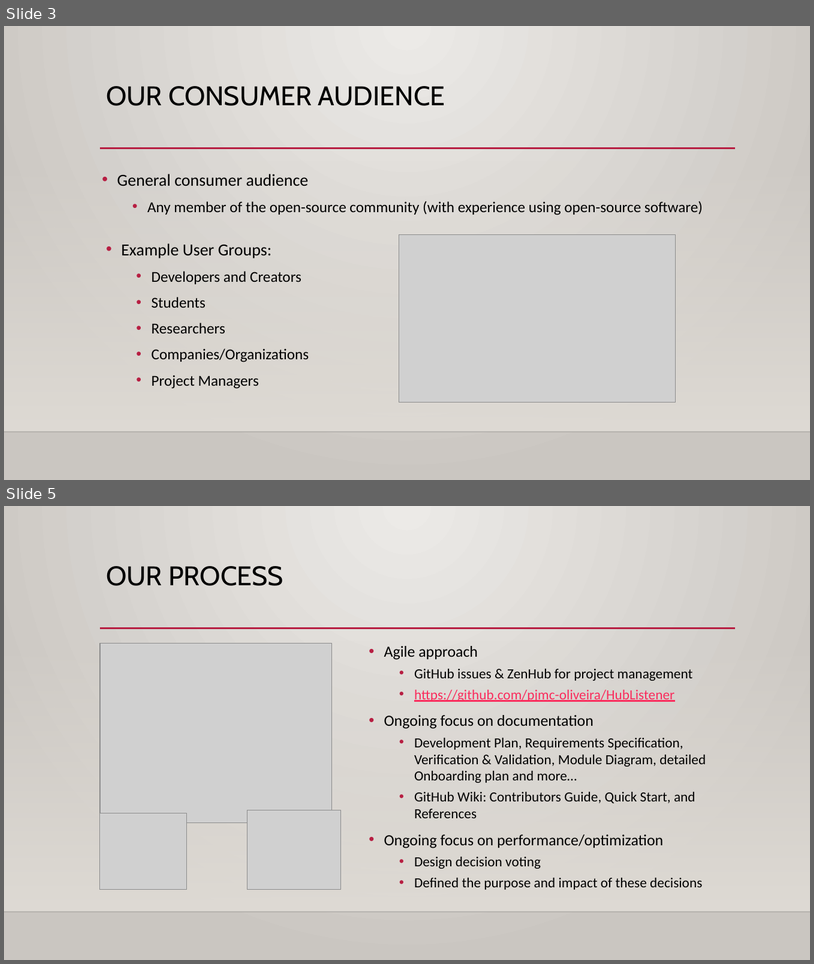
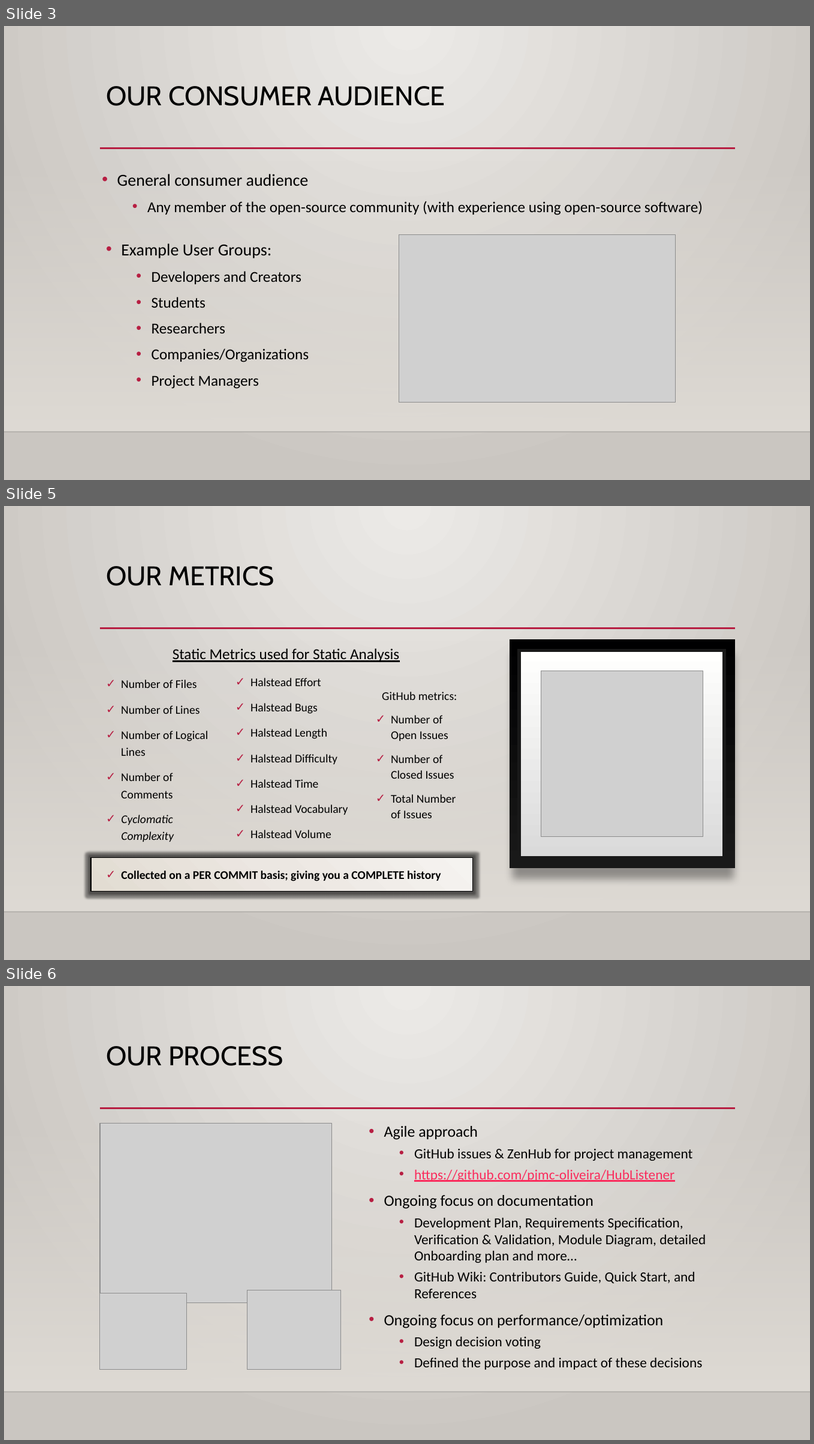
Before and after one commit to pjmc-oliveira/HubListener, a slide deck: Doc/FinalPresentation/HubListenerPresentation - Final.pptm. Shown one above the other, each under a label of ours: slides 3 and 5 before the commit, slides 3, 5 and 6 after it; the slides between them are not shown. The pictures are 814x964 and 814x1444 pixels, drawn with LibreOffice and Linux fonts; fonts in the diff are those of the drawing; grey boxes stand for pictures; background and template pictures are left out. Boxes give left, top, right and bottom in pixels: in the first picture for what was removed or moved away, otherwise in the second. Text is boxed around its words. In the diff, an @@ line names an element or a change of style, - is before the commit and + after.

```diff
--- a/Doc/FinalPresentation/HubListenerPresentation - Final.pptm
+++ b/Doc/FinalPresentation/HubListenerPresentation - Final.pptm
@@ slide 5 added at box(4, 506, 810, 960), background gradient #ECEAE7 to #CAC7C1; not listed: 3 template elements that a slide beside it also shows @@
@@ title added at box(106, 566, 275, 586), 32 pt, text #000000 @@
+OUR METRICS
@@ text added at box(173, 648, 399, 662), 18 pt, text #000000, underline @@
+Static Metrics used for Static Analysis
@@ rectangle added at box(510, 639, 735, 868), fill gradient #000001 to #191919 @@
@@ rectangle added at box(519, 651, 725, 858), fill gradient #DADADA to #FFFFFE, outline #191919 4 pt @@
@@ text added at box(121, 679, 208, 798), 14 pt, text #000000 @@
+✓ Number of Files
+✓ Number of Lines
+✓ Number of Logical Lines
+✓ Number of Comments
@@ text added at box(251, 678, 348, 838), 14 pt, text #000000 @@
+✓ Halstead Effort
+✓ Halstead Bugs
+✓ Halstead Length
+✓ Halstead Difficulty
+✓ Halstead Time
+✓ Halstead Vocabulary
+✓ Halstead Volume
@@ picture added at box(541, 670, 704, 837) @@
@@ text added at box(382, 691, 457, 818), 14 pt, text #000000 @@
+GitHub metrics:
+✓ Number of Open Issues
+✓ Number of Closed Issues
+✓ Total Number of Issues
@@ text added at box(121, 814, 174, 841), 14 pt, text #000000, italic @@
+✓ Cyclomatic Complexity
@@ rectangle added at box(91, 858, 473, 891), fill gradient #E2DCD3 to #ECE8E3 to #F5F3F1, outline #000000 1.25 pt @@
@@ text added at box(121, 870, 441, 881), 14 pt, text #000000, bold @@
+✓ Collected on a PER COMMIT basis; giving you a COMPLETE history
@@ what was slide 5 is now slide 6 @@
```
Also in this commit, not shown: 2 other slides added, 5 slides removed, 2 other files.
